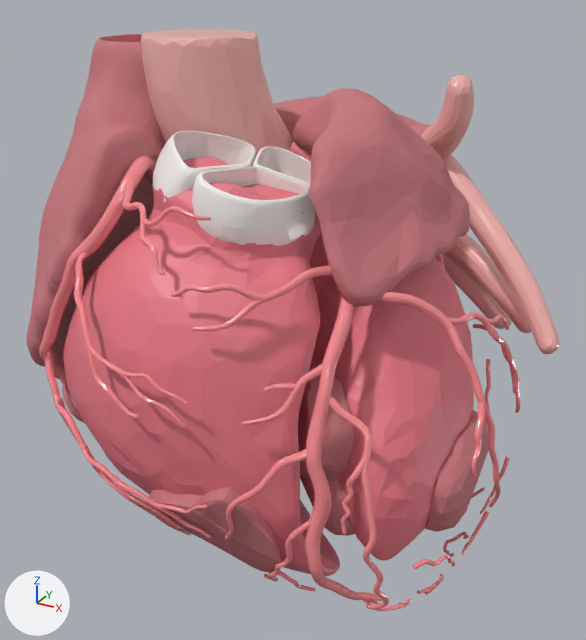
An edit to the glTF model bancadas/11-coracao/export/coracao-bancada11-WIP.glb, drawn before and after from the same camera.
Camera for both pictures: a 50 mm camera at (51.6, -139.9, 110.9) aimed at (-31.9, 12.0, 34.9). The axes (+X, +Y, +Z) are drawn at lower left. The lights are the same throughout. The first picture is the older version. Where no turn or scale is listed for an object, it has been applied to the vertices. Vertices at exactly the same position are counted once.

The scene before the commit, as lines of its bpy script (objects in view):
```python
ob_cavidade_ve = bpy.data.objects.new('cavidade_ve', me_cavidade_ve)
ob_cavidade_ve.parent = ob_ventriculo_esquerdo
ob_cavidade_ve.location = (0.0, 0.0, 0.0)
ob_fj2692 = bpy.data.objects.new('FJ2692', me_fj2692)
ob_fj2692.location = (0.0, 0.0, 0.0)
ob_fj2693 = bpy.data.objects.new('FJ2693', me_fj2693)
ob_fj2693.location = (0.0, 0.0, 0.0)
ob_fj2700 = bpy.data.objects.new('FJ2700', me_fj2700)
ob_fj2700.location = (0.0, 0.0, 0.0)
ob_fj2714 = bpy.data.objects.new('FJ2714', me_fj2714)
ob_fj2714.location = (0.0, 0.0, 0.0)
ob_fj2719 = bpy.data.objects.new('FJ2719', me_fj2719)
ob_fj2719.location = (0.0, 0.0, 0.0)
ob_fj2727 = bpy.data.objects.new('FJ2727', me_fj2727)
ob_fj2727.location = (0.0, 0.0, 0.0)
ob_musculo_papilar_posterior_vd = bpy.data.objects.new('musculo_papilar_posterior_vd', me_musculo_papilar_posterior_vd)
ob_musculo_papilar_posterior_vd.location = (0.0, 0.0, 0.0)
ob_veia_pulmonar_inferior_esquerda = bpy.data.objects.new('veia_pulmonar_inferior_esquerda', me_veia_pulmonar_inferior_esquerda)
ob_veia_pulmonar_inferior_esquerda.parent = ob_vasos
ob_veia_pulmonar_inferior_esquerda.location = (0.0, 0.0, 0.0)
# also in view: 'miocardio_ve' at (4.9, 5.1, 19.3); 'FJ2635' at (4.7, -31.5, 20.7); 'FJ2646' at (-9.8, -35.9, 25.5); 'veia_pulmonar_superior_esquerda' at (2.1, 34.7, 62.0); 'cuspide_anterior_direita_pulmonar' at (-37.5, -13.9, 72.6)
```
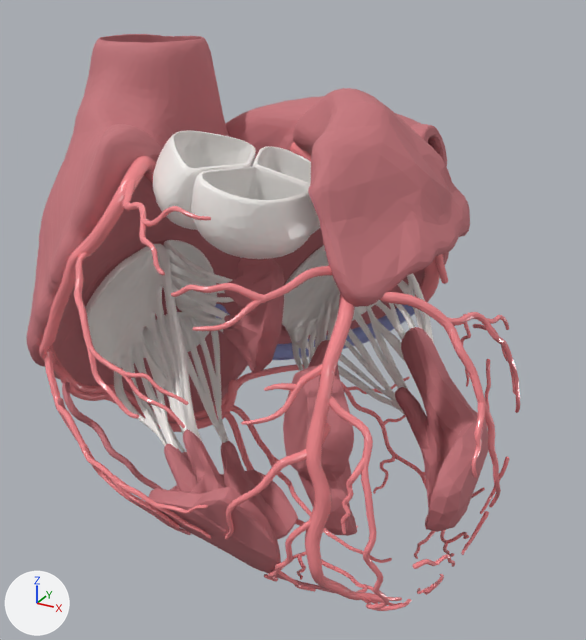
Not visible in the pictures: 'FJ2695'.

What differs and where, as boxes (x1, y1, x2, y2) in the pictures (586 x 640 px):
'cavidade_vd', no longer drawn (pink)
    before: (63, 157, 340, 576)
'cavidade_ve', no longer drawn (pink)
    before: (310, 232, 474, 561)
'aorta_ascendente', no longer drawn (pink)
    before: (141, 29, 293, 158)
'veia_pulmonar_superior_esquerda', no longer drawn (pink)
    before: (421, 75, 559, 354)
'veia_pulmonar_inferior_esquerda', no longer drawn
    before: (443, 234, 532, 333)
'FJ2727', reshaped
    before: (62, 382, 84, 423)
    after: (62, 382, 337, 594)
'FJ2693', reshaped (not visible before)
    after: (221, 405, 392, 563)
'FJ2692', reshaped (not visible before)
    after: (207, 410, 402, 601)
'FJ2714', reshaped (not visible before)
    after: (341, 381, 446, 543)
'FJ2722', added
    after: (414, 531, 435, 559)
'FJ2698', added
    after: (297, 553, 306, 580)
'FJ2700', reshaped
    before: (367, 598, 378, 604)
    after: (356, 584, 378, 604)
'FJ2697', added
    after: (280, 551, 306, 570)
part 1 of me_musculo_papilar_posterior_vd, added
    after: (274, 508, 295, 540)
part 2 of me_fj2692, added
    after: (295, 519, 402, 601)
part 3 of me_fj2693, added
    after: (271, 466, 392, 563)
part 4 of me_fj2700, added
    after: (356, 584, 368, 592)
part 5 of me_fj2714, added
    after: (420, 476, 446, 543)
part 6 of me_fj2719, added
    after: (373, 460, 394, 494)
part 7 of me_fj2727, added
    after: (266, 572, 337, 594)
'cuspide_anterior_tricuspide', unchanged, uncovered by the edit
    after: (85, 244, 202, 452)
'miocardio_ve', unchanged, uncovered by the edit
    before: (426, 410, 488, 532)
    after: (395, 327, 488, 532)
'musculo_papilar_septal_vd', unchanged, uncovered by the edit
    after: (223, 258, 284, 373)
'cuspide_posterior_mitral', unchanged, uncovered by the edit
    after: (297, 273, 434, 415)

Edits to the bpy script that builds the scene:
```text
Change me_musculo_papilar_posterior_vd:
    remove me_musculo_papilar_posterior_vd.from_pydata(...)  # 330 vertices, 638 faces; spans x -48.5..-18.9, y -29.5..-1.0, z -4.0..8.7
    add me_musculo_papilar_posterior_vd.from_pydata(...)  # 348 vertices, 692 faces; spans x -48.5..-18.9, y -29.5..-1.0, z -5.6..8.7
    me_musculo_papilar_posterior_vd part 1
    18 vertices are added at x -31.8..-19.5, y -19.8..-2.1, z -5.6..-4.0
    54 new faces join them
Change me_fj2692:
    remove me_fj2692.from_pydata(...)  # 161 vertices, 307 faces; spans x -56.5..-33.9, y 0.0..11.7, z -4.0..6.4
    add me_fj2692.from_pydata(...)  # 467 vertices, 930 faces; spans x -56.5..9.9, y -20.1..11.7, z -8.2..6.4
    me_fj2692 part 2: 306 vertices added at x -37.7..9.9, y -20.1..2.1, z -8.2..-4.0
Change me_fj2693:
    remove me_fj2693.from_pydata(...)  # 186 vertices, 360 faces; spans x -56.4..-32.1, y 5.2..13.3, z -3.9..7.3
    add me_fj2693.from_pydata(...)  # 385 vertices, 766 faces; spans x -56.4..2.0, y -7.1..13.3, z -9.1..7.3
    me_fj2693 part 3: 199 vertices added at x -33.8..2.0, y -7.1..6.2, z -9.1..-4.0
Change me_fj2700:
    remove me_fj2700.from_pydata(...)  # 31 vertices, 53 faces; spans x 3.38..7.11, y -24.94..-22.61, z -3.89..-2.58
    add me_fj2700.from_pydata(...)  # 142 vertices, 280 faces; spans x 0.82..7.11, y -24.94..-17.36, z -6.72..-2.58
    me_fj2700 part 4
    111 vertices are added at x 0.82..3.85, y -23.11..-17.36, z -6.72..-4.12
    227 new faces join them
Change me_fj2714:
    remove me_fj2714.from_pydata(...)  # 239 vertices, 453 faces; spans x -36.3..12.7, y 0.4..37.6, z -4.0..10.7
    add me_fj2714.from_pydata(...)  # 399 vertices, 794 faces; spans x -36.3..12.7, y 0.4..37.6, z -6.1..10.7
    me_fj2714 part 5: 160 vertices added at x -3.1..12.6, y 0.4..23.3, z -6.1..-4.0
Change me_fj2719:
    remove me_fj2719.from_pydata(...)  # 70 vertices, 126 faces; spans x -12.3..-9.49, y 23.39..26.28, z -3.99..-2.51
    add me_fj2719.from_pydata(...)  # 192 vertices, 380 faces; spans x -12.75..-9.19, y 14.14..26.28, z -7.87..-2.51
    me_fj2719 part 6
    122 vertices are added at x -12.75..-9.19, y 14.14..24.56, z -7.87..-4.02
    254 new faces join them
Change me_fj2727:
    remove me_fj2727.from_pydata(...)  # 387 vertices, 763 faces; spans x -76.4..-21.3, y -25.7..-17.4, z -4.0..22.2
    add me_fj2727.from_pydata(...)  # 487 vertices, 970 faces; spans x -76.4..-0.8, y -25.8..-17.4, z -5.4..22.2
    me_fj2727 part 7
    100 vertices are added at x -24.5..-0.8, y -25.8..-22.9, z -5.4..-4.0
    207 new faces join them
Change ob_cavidade_ve:
    ob_cavidade_ve: bpy.data.objects.new('cavidade_ve', me_cavidade_ve) -> bpy.data.objects.new('cavidade_ve', None)
Change ob_cavidade_vd:
    ob_cavidade_vd: bpy.data.objects.new('cavidade_vd', me_cavidade_vd) -> bpy.data.objects.new('cavidade_vd', None)
Change ob_aorta_ascendente:
    ob_aorta_ascendente: bpy.data.objects.new('aorta_ascendente', me_aorta_ascendente) -> bpy.data.objects.new('aorta_ascendente', None)
Change ob_veia_pulmonar_superior_esquerda:
    ob_veia_pulmonar_superior_esquerda: bpy.data.objects.new('veia_pulmonar_superior_esquerda', me_veia_pulmonar_superior_esquerda) -> bpy.data.objects.new('veia_pulmonar_superior_esquerda', None)
Change ob_veia_pulmonar_inferior_esquerda:
    ob_veia_pulmonar_inferior_esquerda: bpy.data.objects.new('veia_pulmonar_inferior_esquerda', me_veia_pulmonar_inferior_esquerda) -> bpy.data.objects.new('veia_pulmonar_inferior_esquerda', None)
Add ob_fj2722:
    ob_fj2722 = bpy.data.objects.new('FJ2722', me_fj2722)  # 162 vertices, 320 faces; spans x 5.4..7.9, y -3.5..14.0, z -8.5..-5.0; in mat_coronaria (pink #f88e93)
    ob_fj2722.location = (0.0, 0.0, 0.0)
Add ob_fj2698:
    ob_fj2698 = bpy.data.objects.new('FJ2698', me_fj2698)  # 102 vertices, 200 faces; spans x -16.17..-10.52, y -23.24..-14.27, z -8.17..-5.16; in mat_coronaria (pink #f88e93)
    ob_fj2698.location = (0.0, 0.0, 0.0)
Add ob_fj2697:
    ob_fj2697 = bpy.data.objects.new('FJ2697', me_fj2697)  # 112 vertices, 220 faces; spans x -16.83..-14.07, y -22.43..-9.94, z -8.18..-5.54; in mat_coronaria (pink #f88e93)
    ob_fj2697.location = (0.0, 0.0, 0.0)
Add ob_fj2695:
    ob_fj2695 = bpy.data.objects.new('FJ2695', me_fj2695)  # 120 vertices, 236 faces; spans x -17.99..-9.15, y -3.85..1.97, z -9.12..-5.42; in mat_coronaria (pink #f88e93)
    ob_fj2695.location = (0.0, 0.0, 0.0)
```
